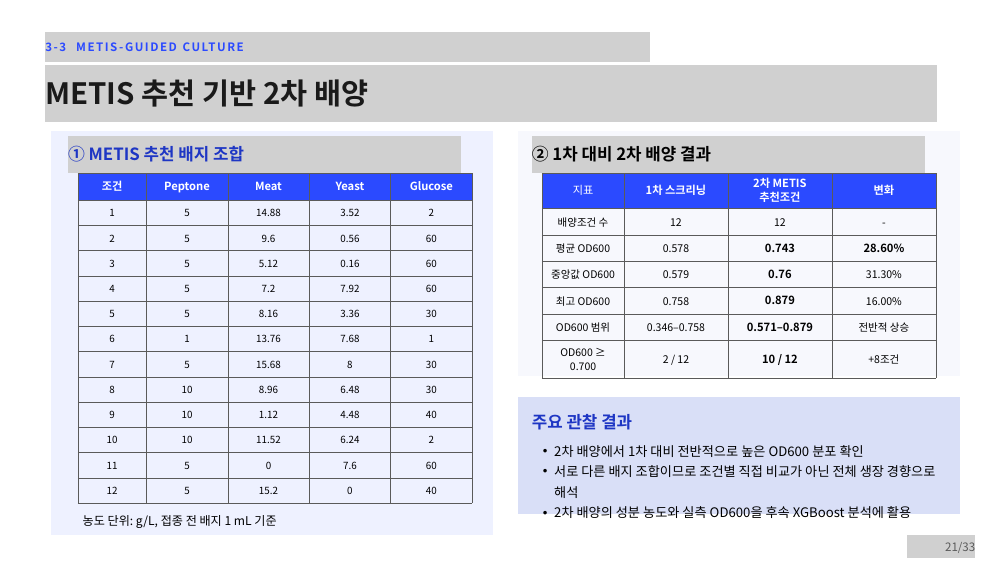
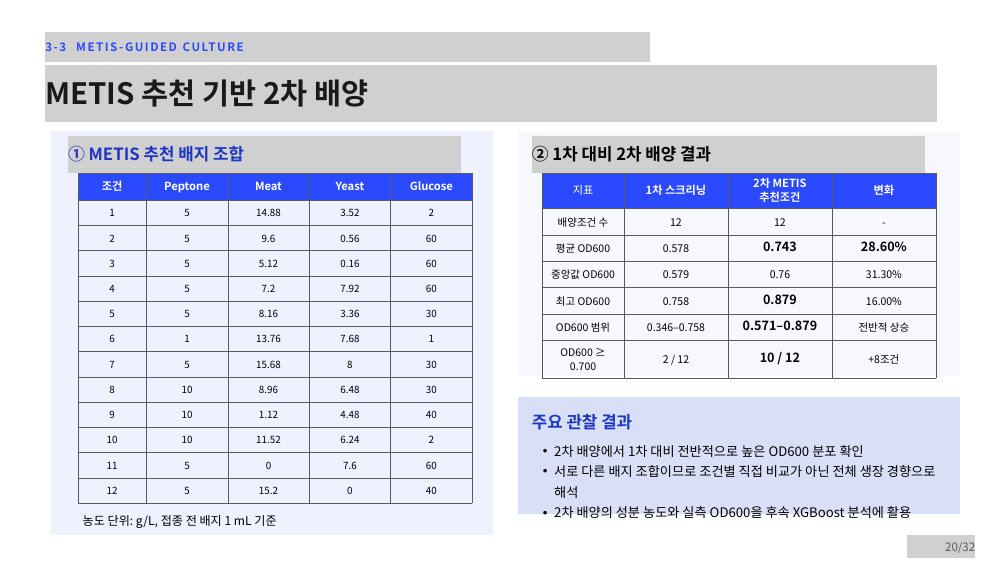
Before and after one commit to youngPath12/microbiom-team-1, a slide deck: slide 20 of 오믹스,마이크로바이옴_Team 1.pptx (slide 21 before the commit). Drawn at 1008x567 pixels with LibreOffice and Linux fonts; fonts in the diff are those of the drawing; grey boxes stand for pictures. Boxes give left, top, right and bottom in pixels: in the first picture for what was removed or moved away, otherwise in the second. Text is boxed around its words. In the diff, an @@ line names an element or a change of style, - is before the commit and + after.

```diff
--- a/오믹스,마이크로바이옴_Team 1.pptx
+++ b/오믹스,마이크로바이옴_Team 1.pptx
@@ table at <box>542,173,935,374</box> @@
@@ size 16 to 18 pt in "0.743", "28.60%", "0.879", "0.571–0.879" and 1 more places @@
@@ size 16 to 15 pt, bold off in "0.76" @@
@@ text at <box>945,542,975,553</box>: text changed @@
-21/33
+20/32
```
Also in this commit, not shown: 26 other slides changed, 1 slide removed.
